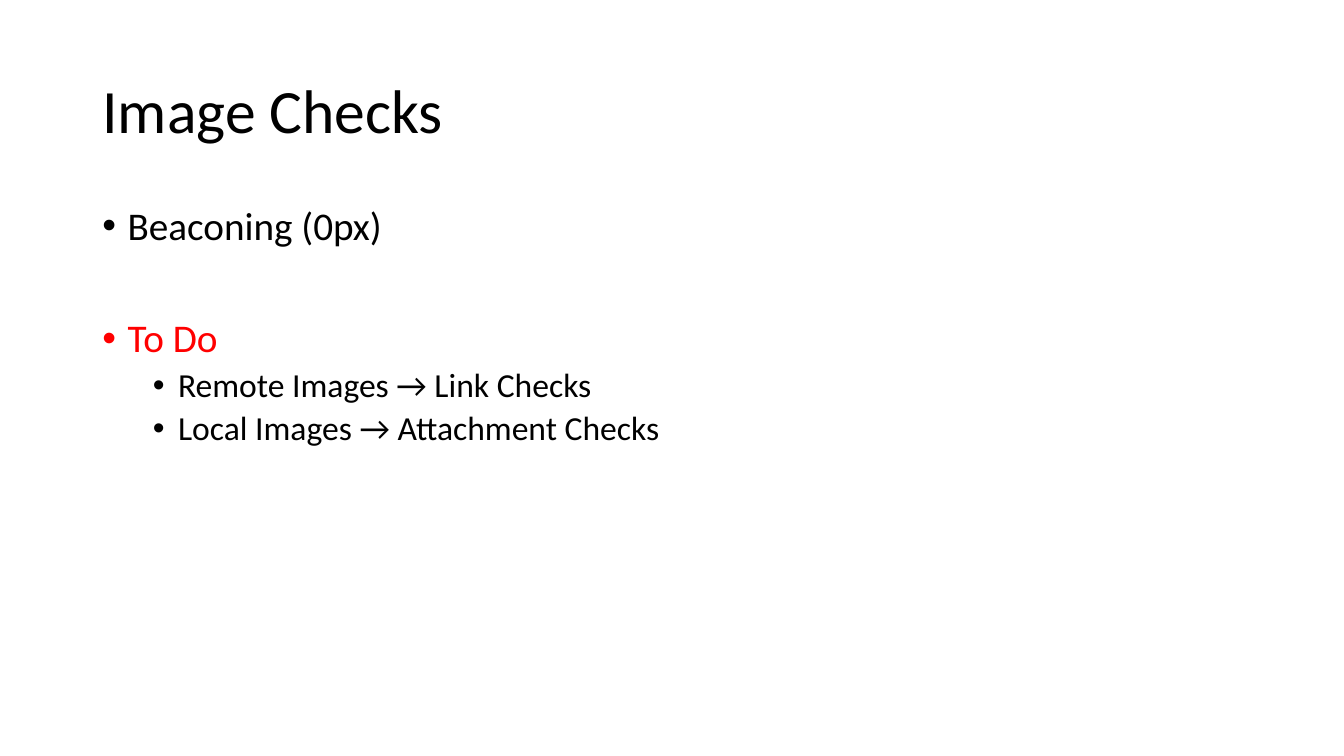
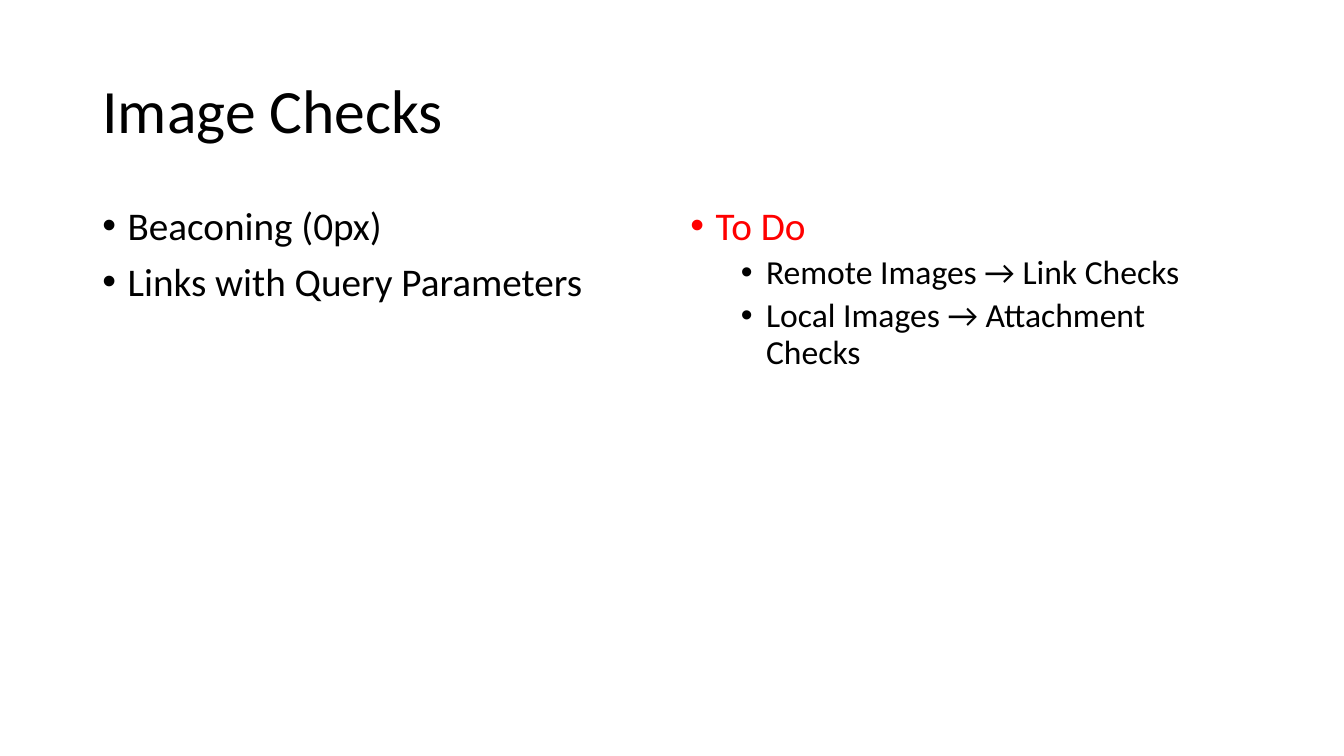
Before and after one commit to CodeChex/OutlookSafetyChecks, a slide deck: slide 14 of Outlook Safety Check.pptx. Drawn at 1344x756 pixels with LibreOffice and Linux fonts; fonts in the diff are those of the drawing. Boxes give left, top, right and bottom in pixels: in the first picture for what was removed or moved away, otherwise in the second. Text is boxed around its words. In the diff, an @@ line names an element or a change of style, - is before the commit and + after.

```diff
--- a/Outlook Safety Check.pptx
+++ b/Outlook Safety Check.pptx
@@ text "To Do": place and size @@
-text "To Do" at [128,211,660,446]
+text "To Do" at [716,215,1180,365]
@@ text added at [128,211,582,303], 28 pt, text #000000 @@
+• Beaconing (0px)
+• Links with Query Parameters
```
Also in this commit, not shown: 8 other slides changed, 22 other files.
